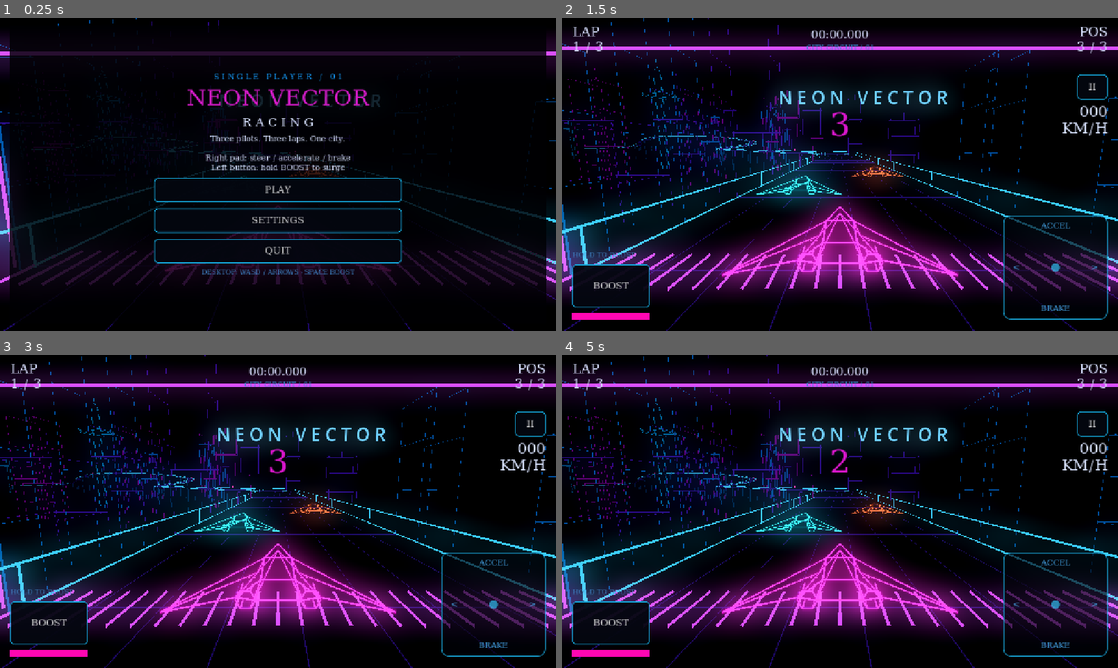
Above: before the commit, frames 1-4 (two rows, left to right).
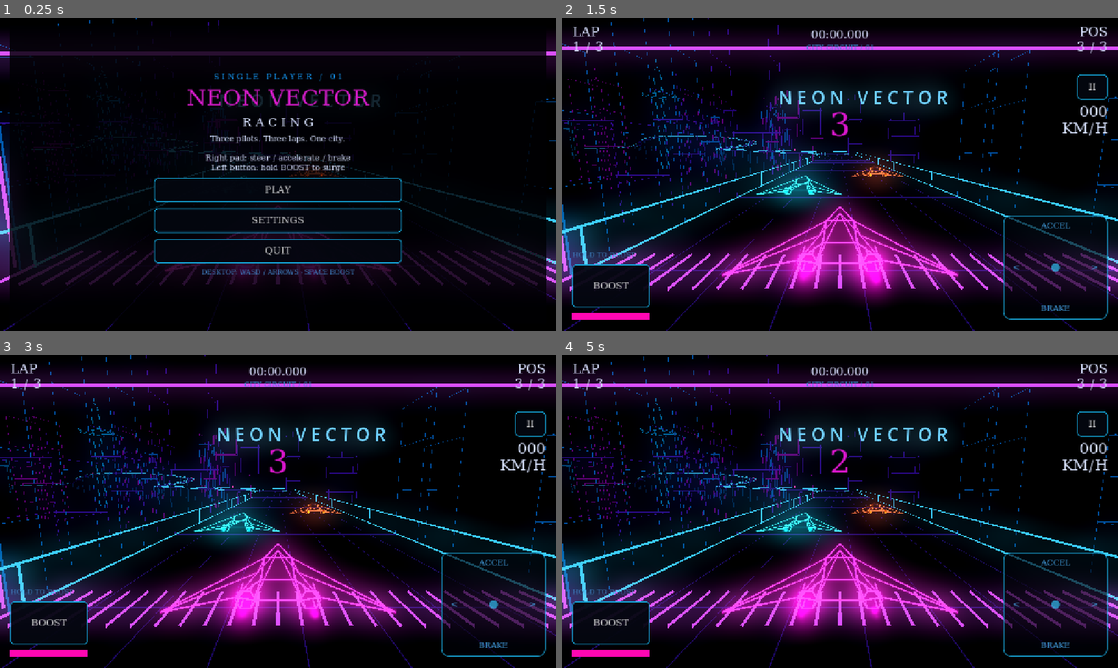
Above: after the commit, the same moments.

Repository: thokem74/WipXout
Game: Godot game, scene res://scenes/main.tscn
Two runs of this game, one before a commit and one after it. Both use one fixed random seed, a clock stepped at 60 frames per second and the inputs below.
Inputs (mouse positions are in pixels of both pictures, inside the frame that each line leads up to):
- Up to frame 1 (0.25 s): no input
- Up to frame 2 (1.5 s): click "PLAY" at 0.5 s; tap Enter at 1.25 s; move the mouse to (962, 158) at 1.27 s; hold D from 1.28 s (still down); click (962, 158) at 1.42 s
- Up to frame 3 (3 s): tap Space at 1.52 s; release D at 2 s; click "II" at 2 s; click "RESTART" at 2.75 s
- Up to frame 4 (5 s): drag from (728, 527) to (812, 574) at 3.52 s; move the mouse to (895, 442) at 4.27 s; hold D from 4.28 s (still down)

The runs differ from the first frame. In frame 1, less than 0.1% of the frame differs, in the area x 42-58%, y 49-83%; in frame 2, 2.0%, in the area x 39-61%, y 49-92%; in frame 3, 1.5%; in frame 4, 1.4%.

Commit message:
jet propulsion effects changed

Diff:
--- /dev/null
+++ b/resources/plasma_jet.gdshader
@@ -0,0 +1,23 @@
+shader_type spatial;
+render_mode unshaded, blend_add, cull_disabled, depth_draw_never;
+
+uniform float glow_energy : hint_range(0.0, 8.0) = 1.0;
+
+void vertex() {
+	// Face the camera while retaining each GPU particle's size and position.
+	vec3 particle_scale = vec3(length(MODEL_MATRIX[0].xyz),
+		length(MODEL_MATRIX[1].xyz), length(MODEL_MATRIX[2].xyz));
+	MODELVIEW_MATRIX = VIEW_MATRIX * mat4(
+		INV_VIEW_MATRIX[0] * particle_scale.x,
+		INV_VIEW_MATRIX[1] * particle_scale.y,
+		INV_VIEW_MATRIX[2] * particle_scale.z, MODEL_MATRIX[3]);
+}
+
+void fragment() {
+	// A radial falloff makes a soft plasma bead without a texture asset.
+	float radius = length(UV * 2.0 - 1.0);
+	float softness = pow(max(0.0, 1.0 - radius), 2.0);
+	ALBEDO = COLOR.rgb;
+	EMISSION = COLOR.rgb * glow_energy;
+	ALPHA = COLOR.a * softness;
+}
--- a/scenes/ship_visual.tscn
+++ b/scenes/ship_visual.tscn
@@ -1,10 +1,60 @@
-[gd_scene load_steps=2 format=3]
+[gd_scene load_steps=8 format=3]
 [ext_resource type="Script" path="res://scripts/ship_visual.gd" id="1"]
+[ext_resource type="Shader" path="res://resources/plasma_jet.gdshader" id="2"]
+[sub_resource type="Gradient" id="JetFade"]
+offsets = PackedFloat32Array(0, 0.12, 0.65, 1)
+colors = PackedColorArray(1, 1, 1, 0, 1, 1, 1, 1, 1, 1, 1, 0.65, 1, 1, 1, 0)
+[sub_resource type="GradientTexture1D" id="JetFadeTexture"]
+gradient = SubResource("JetFade")
+[sub_resource type="ParticleProcessMaterial" id="JetProcess"]
+resource_local_to_scene = true
+emission_shape = 1
+emission_sphere_radius = 0.12
+direction = Vector3(0, 0, 1)
+spread = 4.0
+initial_velocity_min = 3.0
+initial_velocity_max = 4.5
+gravity = Vector3(0, 0, 0)
+scale_min = 0.65
+scale_max = 1.0
+color = Color(1, 0.015, 0.8, 1)
+color_ramp = SubResource("JetFadeTexture")
+attractor_interaction_enabled = false
+[sub_resource type="ShaderMaterial" id="JetGlow"]
+resource_local_to_scene = true
+shader = ExtResource("2")
+shader_parameter/glow_energy = 1.0
+[sub_resource type="QuadMesh" id="JetParticle"]
+resource_local_to_scene = true
+material = SubResource("JetGlow")
+size = Vector2(0.65, 0.65)
 [node name="Wireframe" type="Node3D"]
 script = ExtResource("1")
 [node name="Core" type="MeshInstance3D" parent="."]
 cast_shadow = 0
 [node name="Halo" type="MeshInstance3D" parent="."]
 cast_shadow = 0
-[node name="Trails" type="MeshInstance3D" parent="."]
+[node name="LeftJet" type="GPUParticles3D" parent="."]
+position = Vector3(-1.2, 0, 2.55)
 cast_shadow = 0
+amount = 32
+amount_ratio = 0.25
+lifetime = 0.22
+fixed_fps = 60
+preprocess = 0.22
+local_coords = true
+visibility_aabb = AABB(-1, -1, -1, 2, 2, 9)
+process_material = SubResource("JetProcess")
+draw_pass_1 = SubResource("JetParticle")
+[node name="RightJet" type="GPUParticles3D" parent="."]
+position = Vector3(1.2, 0, 2.55)
+cast_shadow = 0
+amount = 32
+amount_ratio = 0.25
+lifetime = 0.22
+fixed_fps = 60
+preprocess = 0.22
+local_coords = true
+visibility_aabb = AABB(-1, -1, -1, 2, 2, 9)
+process_material = SubResource("JetProcess")
+draw_pass_1 = SubResource("JetParticle")
--- a/scripts/racer.gd
+++ b/scripts/racer.gd
@@ -42,6 +42,7 @@
 	finished_rank = 0
 	visual_time = 0.0
 	progress.reset(start_distance)
+	$Wireframe.reset_propulsion()
 	update_pose(0.0)
 
 
@@ -125,4 +126,4 @@
 	position += basis.x * lateral_offset + basis.y * (tuning.hover_height + sin(visual_time * 3.0) * 0.10)
 	$Wireframe.rotation.z = lerp_angle($Wireframe.rotation.z, -lateral_velocity * 0.035, 1.0 - exp(-delta * 8.0))
 	$Wireframe.rotation.y = -lateral_velocity * 0.012
-	$Wireframe/Trails.scale.z = (1.8 if boost_active else 0.7) * clampf(speed / 40.0, 0.05, 1.0)
+	$Wireframe.set_propulsion(speed / tuning.top_speed, boost_active)
--- a/scripts/ship_visual.gd
+++ b/scripts/ship_visual.gd
@@ -7,6 +7,11 @@
 		if is_inside_tree():
 			build()
 
+var _propulsion_speed: float = -1.0
+var _propulsion_boost: bool = false
+
+@onready var _jets: Array[GPUParticles3D] = [$LeftJet, $RightJet]
+
 
 func _ready() -> void:
 	build()
@@ -14,6 +19,32 @@
 
 func set_color(value: Color) -> void:
 	color = value
+
+
+func set_propulsion(speed_ratio: float, boosting: bool) -> void:
+	var strength := clampf(speed_ratio, 0.0, 1.0)
+	# Avoid sending identical material updates for every frame at cruising speed.
+	if is_equal_approx(strength, _propulsion_speed) and boosting == _propulsion_boost:
+		return
+	_propulsion_speed = strength
+	_propulsion_boost = boosting
+	var velocity := 28.0 if boosting else lerpf(4.5, 16.0, strength)
+	var energy := 6.0 if boosting else lerpf(1.0, 3.5, strength)
+	var density := 1.0 if boosting else lerpf(0.25, 0.8, strength)
+	for jet in _jets:
+		jet.amount_ratio = density
+	# Both engines share resources within this ship, but not with other racers.
+	var process := _jets[0].process_material as ParticleProcessMaterial
+	process.initial_velocity_min = velocity * 0.75
+	process.initial_velocity_max = velocity
+	var glow := _jets[0].draw_pass_1.material as ShaderMaterial
+	glow.set_shader_parameter("glow_energy", energy)
+
+
+func reset_propulsion() -> void:
+	set_propulsion(0.0, false)
+	for jet in _jets:
+		jet.restart()
 
 
 func build() -> void:
@@ -42,9 +73,6 @@
 	$Core.material_override = NeonLines.material(color, 2.4)
 	$Halo.mesh = NeonLines.mesh(lines, 0.36)
 	$Halo.material_override = NeonLines.halo_material(color)
-	var trails: Array = []
-	for side: float in [-1.0, 1.0]:
-		for offset: float in [-0.12, 0.12]:
-			NeonLines.add_line(trails, Vector3(side * 1.2 + offset, 0, 2.35), Vector3(side * 1.2 + offset, 0, 7.5))
-	$Trails.mesh = NeonLines.mesh(trails, 0.11)
-	$Trails.material_override = NeonLines.material(color, 3.0)
+	for jet in _jets:
+		var process := jet.process_material as ParticleProcessMaterial
+		process.color = color
--- a/tests/test_runner.gd
+++ b/tests/test_runner.gd
@@ -34,6 +34,7 @@
 	check(start.basis.z.dot(end.basis.z) > 0.999, "Circuit tangent closes")
 	test_track_layout(game.circuit)
 	test_camera_clearance(game)
+	test_propulsion(game)
 	game.start_race()
 	game.state = game.State.RACING
 	game.ui.show_screen("")
@@ -124,6 +125,34 @@
 	call_deferred("quit", 1 if failures else 0)
 
 
+func test_propulsion(game: Node) -> void:
+	var visual: Node3D = game.racers[0].get_node("Wireframe")
+	var left: GPUParticles3D = visual.get_node("LeftJet")
+	var right: GPUParticles3D = visual.get_node("RightJet")
+	var rival: GPUParticles3D = game.racers[1].get_node("Wireframe/LeftJet")
+	var process := left.process_material as ParticleProcessMaterial
+	var rival_process := rival.process_material as ParticleProcessMaterial
+	check(not visual.has_node("Trails"), "Solid tail trails are removed")
+	check(process == right.process_material and process != rival_process,
+		"Twin jets share settings within a ship and remain independent between racers")
+	check(left.draw_pass_1 == right.draw_pass_1 and left.draw_pass_1 != rival.draw_pass_1,
+		"Particle glow resources remain independent between racers")
+	check(process.color == game.racers[0].neon_color
+		and rival_process.color == game.racers[1].neon_color, "Jet colors match their ships")
+	var rival_velocity := rival_process.initial_velocity_max
+	visual.set_propulsion(1.0, false)
+	var cruise_velocity := process.initial_velocity_max
+	var cruise_density := left.amount_ratio
+	visual.set_propulsion(1.0, true)
+	check(process.initial_velocity_max > cruise_velocity and left.amount_ratio > cruise_density,
+		"Boost lengthens and strengthens both plasma jets")
+	check(is_equal_approx(rival_process.initial_velocity_max, rival_velocity),
+		"Boosting one ship does not change rival exhaust")
+	visual.reset_propulsion()
+	check(process.initial_velocity_max < cruise_velocity and left.amount_ratio < cruise_density,
+		"Restart restores faint idle exhaust")
+
+
 func test_track_layout(circuit: Circuit) -> void:
 	var samples := ceili(circuit.length / 5.0)
 	var step := circuit.length / samples
--- a/tests/visual_runner.gd
+++ b/tests/visual_runner.gd
@@ -19,7 +19,8 @@
 	await process_frame
 	game.set_physics_process(false)
 	game.start_race()
-	game.state = game.State.RACING
+	# These are staged views; focus changes must not replace the HUD with Pause.
+	game.state = game.State.MENU
 	game.ui.show_screen("")
 	game.racers[0].track_distance = 1500.0
 	game.racers[1].track_distance = 1528.0
@@ -84,6 +85,25 @@
 		var filename := "/tmp/neon-section-%s-high.png" % section
 		viewport.get_texture().get_image().save_png(filename)
 		print("Saved ", filename, " at ", sections[section])
+	# Allow a full particle lifetime to render each propulsion state.
+	for mode: String in ["idle", "cruise", "boost", "restart"]:
+		for index in range(3):
+			var racer: Racer = game.racers[index]
+			if mode == "restart":
+				racer.reset(1500.0 + index * 12.0, -3.0 + index * 3.0)
+			else:
+				racer.track_distance = 1500.0 + index * 12.0
+				racer.lateral_offset = -3.0 + index * 3.0
+				racer.speed = 0.0 if mode == "idle" else racer.tuning.top_speed
+				racer.boost_active = mode == "boost"
+				racer.update_pose(0.1)
+		game.camera.snap_next = true
+		game.ui.update_hud(game.racers[0], 3, 12.52)
+		await create_timer(0.35).timeout
+		await RenderingServer.frame_post_draw
+		var filename := "/tmp/neon-exhaust-%s.png" % mode
+		viewport.get_texture().get_image().save_png(filename)
+		print("Saved ", filename)
 	for screen: String in ["SettingsMenu", "PauseMenu", "ResultsMenu"]:
 		game.ui.show_screen(screen)
 		if screen == "ResultsMenu":
Not shown, added: resources/plasma_jet.gdshader.uid
Not shown, changed: README.md
